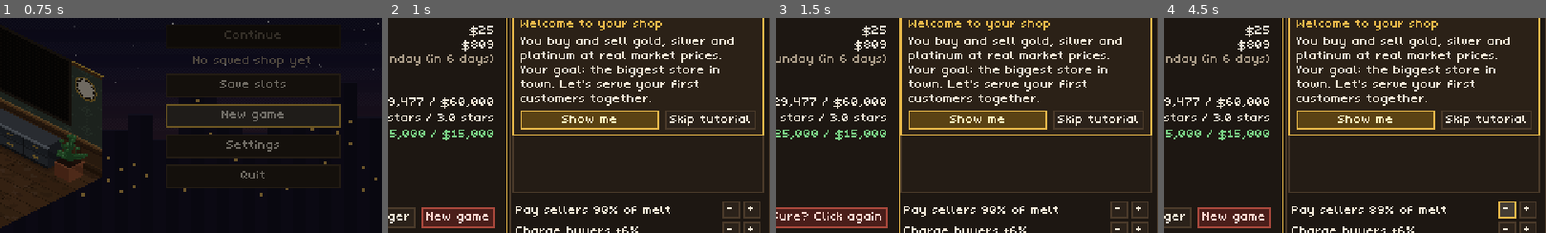
Above: before the commit, frames 1-4 (left to right).
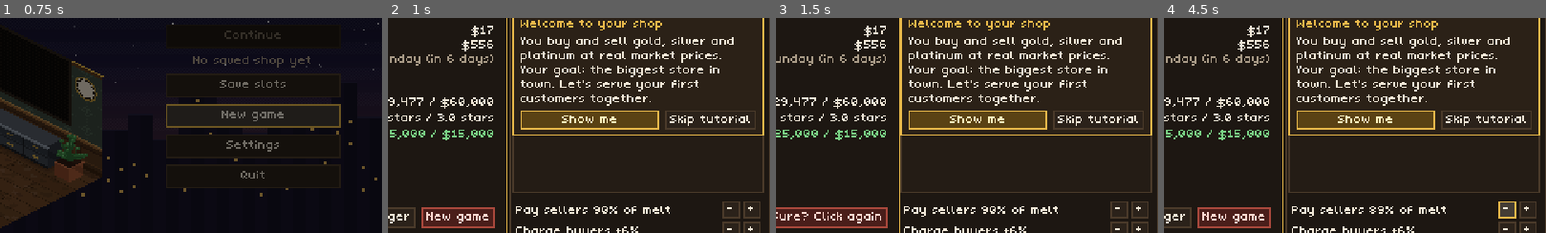
Above: after the commit, the same moments.

Repository: AlexAlphaK/Vaultmanager
Game: Godot game, scene res://scenes/menu/title_screen.tscn
The game is run twice, just before and just after one commit, with the same random seed, the same clock (stepped at 60 frames per second) and the same inputs.
Inputs:
- Up to frame 1 (0.75 s): click "New game" at 0.5 s
- Up to frame 2 (1 s): no input
- Up to frame 3 (1.5 s): click "New game" at 1.25 s
- Up to frame 4 (4.5 s): click "Sure? Click again" at 2 s; click "New game" at 2.75 s; click "Sure? Click again" at 3.5 s; click "-" at 4.25 s
The pictures show only the part of the screen within x 50-100%, y 33-83%; the shares and areas given below are measured in that part.

Frame 1 is identical in both runs. In frame 2, 0.2% of the frame differs, in the area x 21-28%, y 3-15%; in frame 3, 0.2%; in frame 4, 0.2%.

Commit message:
Shorter days: 2 minutes of shop clock, bills and wages scaled to match
Open hours drop from 180 to 120 clock seconds. Customers still arrive at the
same rate per second and rush hours shrink with the clock, so each day brings
in about two thirds as much. Rent, upkeep, insurance, wages and overdraft
interest drop to about two thirds as well, which keeps progress per minute of
play where it was (tiers come at about 1.5x the day number).

Co-Authored-By: Claude Opus 5.5 (1M context) <noreply@anthropic.com>
Claude-Session: https://claude.ai/code/session_01VMYEoZAs9LWWuU78FjXsgX

Diff:
--- a/autoload/day.gd
+++ b/autoload/day.gd
@@ -23,7 +23,7 @@
 ## Weekly bills are paid when the shop closes on the last day of the week.
 const WEEK_DAYS := 7
 ## Daily interest on a negative cash balance.
-const OVERDRAFT_RATE := 0.005
+const OVERDRAFT_RATE := 0.0035
 
 var phase := MORNING
 ## Today's money that is not a counter deal: {"label": String, "usd": signed USD}.
--- a/autoload/progress.gd
+++ b/autoload/progress.gd
@@ -11,17 +11,17 @@
 ## `traffic` speeds up customer arrivals, `deal_size` scales how much each customer brings.
 ## `safe` is the vault capacity in coins, for the vault organizing minigame.
 const TIERS: Array[Dictionary] = [
-	{"name": "Corner counter", "rent": 800.0, "upkeep": 25.0, "traffic": 1.0, "deal_size": 1.0, "safe": 60,
+	{"name": "Corner counter", "rent": 550.0, "upkeep": 17.0, "traffic": 1.0, "deal_size": 1.0, "safe": 60,
 		"need_worth": 0.0, "need_rep": 0.0, "cost": 0.0},
-	{"name": "Main Street shop", "rent": 3000.0, "upkeep": 90.0, "traffic": 1.25, "deal_size": 1.5, "safe": 160,
+	{"name": "Main Street shop", "rent": 2000.0, "upkeep": 60.0, "traffic": 1.25, "deal_size": 1.5, "safe": 160,
 		"need_worth": 60000.0, "need_rep": 3.0, "cost": 15000.0},
-	{"name": "Bullion house", "rent": 8000.0, "upkeep": 200.0, "traffic": 1.5, "deal_size": 2.2, "safe": 450,
+	{"name": "Bullion house", "rent": 5400.0, "upkeep": 135.0, "traffic": 1.5, "deal_size": 2.2, "safe": 450,
 		"need_worth": 160000.0, "need_rep": 3.8, "cost": 45000.0},
-	{"name": "Town landmark", "rent": 18000.0, "upkeep": 400.0, "traffic": 1.8, "deal_size": 3.2, "safe": 1500,
+	{"name": "Town landmark", "rent": 12000.0, "upkeep": 270.0, "traffic": 1.8, "deal_size": 3.2, "safe": 1500,
 		"need_worth": 400000.0, "need_rep": 4.5, "cost": 120000.0},
 ]
 ## Weekly insurance as a share of vault value at spot.
-const INSURANCE_RATE := 0.002
+const INSURANCE_RATE := 0.0013
 
 ## Effects add up across owned upgrades. Keys in use:
 ##   traffic       +share of arrival speed       patience  +share of customer patience
--- a/autoload/staff.gd
+++ b/autoload/staff.gd
@@ -9,10 +9,10 @@
 ## `fee` is paid once when hired; `wage` is per day, and rises with the shop's tier.
 ## Effects keys as in Progress.upgrades, plus `till_grab` (share off daytime till snatches).
 const ROLES := {
-	"clerk": {"name": "Benny", "title": "Clerk", "fee": 1000.0, "wage": 80.0, "tier": 0,
+	"clerk": {"name": "Benny", "title": "Clerk", "fee": 1000.0, "wage": 55.0, "tier": 0,
 		"desc": "Works the second till. Sells coins to buyers at your price while you test, so the queue keeps moving.",
 		"effects": {}},
-	"guard": {"name": "Rhonda", "title": "Guard", "fee": 2000.0, "wage": 120.0, "tier": 0,
+	"guard": {"name": "Rhonda", "title": "Guard", "fee": 2000.0, "wage": 80.0, "tier": 0,
 		"desc": "Stands by the door. Break-ins drop by a third and nobody dares grab the till in a rush.",
 		"effects": {"robbery_risk": -0.35, "till_grab": -0.85}},
 }
--- a/scenes/shop/shop.gd
+++ b/scenes/shop/shop.gd
@@ -16,7 +16,7 @@
 signal vault_opened(vault: Control)
 signal summary_shown
 
-const DAY_SECONDS := 180.0
+const DAY_SECONDS := 120.0 # 09:00 to 17:00; daily bills are sized for this length (see README, Balance)
 const WALK_SPEED := 1.8 # tiles per second
 const CoinTestScene := preload("res://scenes/coin_test/coin_test.tscn")
 const VaultScene := preload("res://scenes/vault/vault.tscn")
Not shown, changed: README.md
